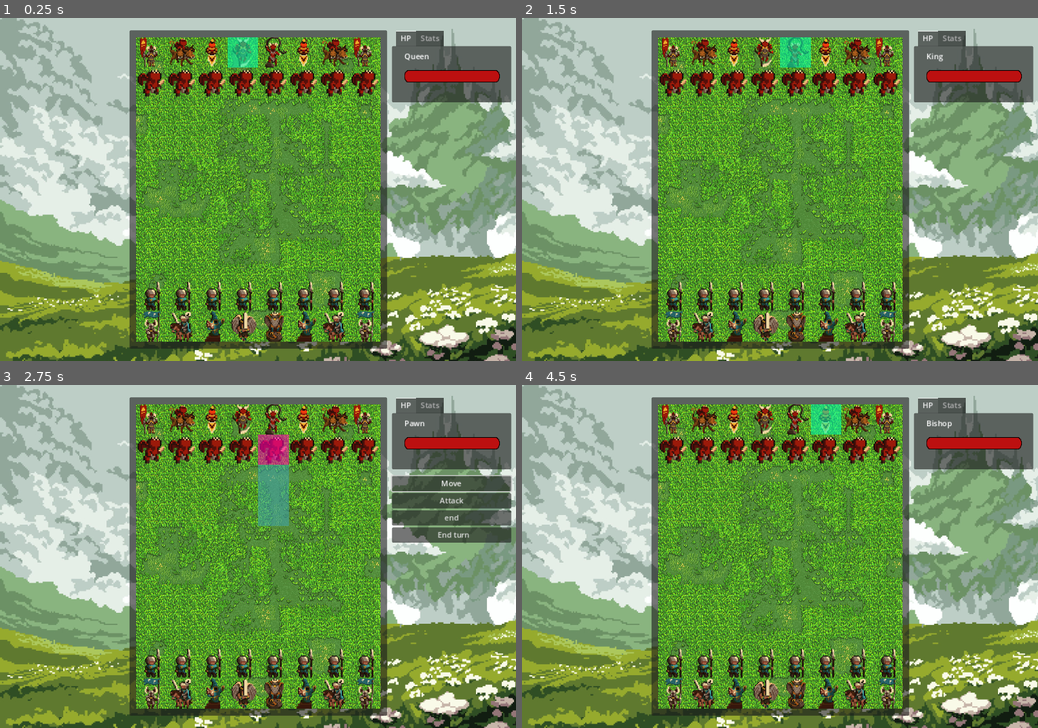
Above: before the commit, frames 1-4 (two rows, left to right).
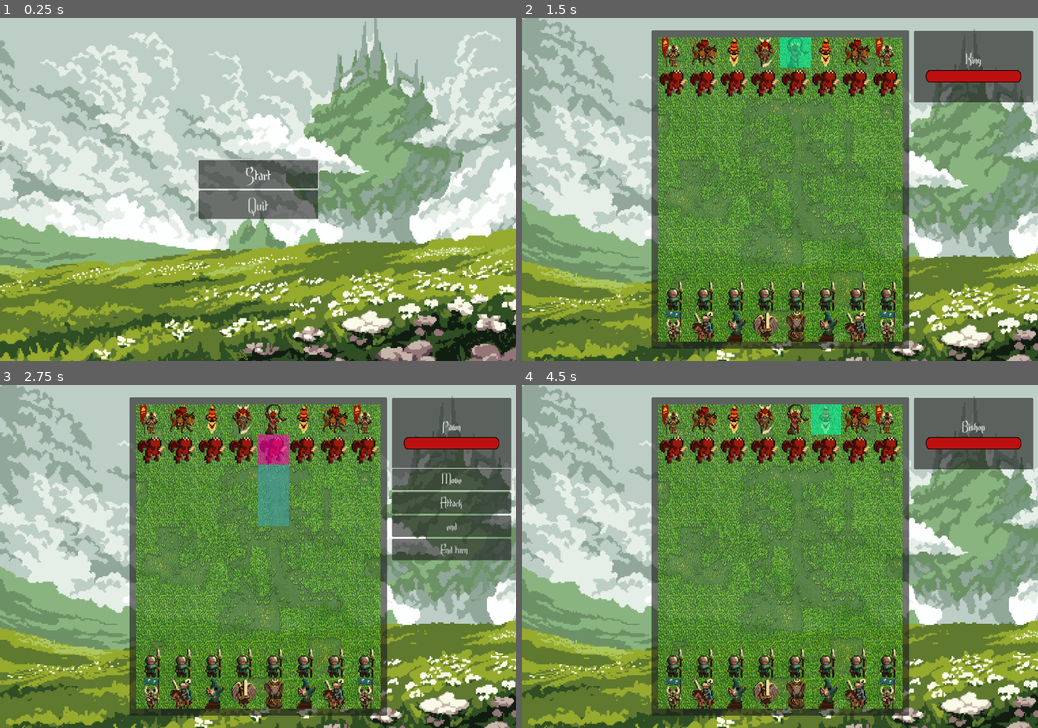
Above: after the commit, the same moments.

Repository: Yeeloman/Chessmania
Game: Godot game, scene res://scenes/main_gui.tscn
Two runs of this game, one before a commit and one after it. Both use one fixed random seed, a clock stepped at 60 frames per second and the inputs below. Before the commit the project starts from res://scenes/main.tscn.
Inputs (mouse positions are in pixels of both pictures, inside the frame that each line leads up to):
- Up to frame 1 (0.25 s): no input
- Up to frame 2 (1.5 s): click (780, 175) at 0.5 s, where only the run after the commit has a clickable "Start"; tap Enter at 1.25 s; hold Right (right) from 1.28 s (still down); tap E (move) at 1.35 s
- Up to frame 3 (2.75 s): tap Space at 2 s; release Right (right) at 2.03 s; hold Down (down) from 2.03 s (still down); tap Q (make_active) at 2.1 s; tap E (move) at 2.3 s
- Up to frame 4 (4.5 s): release Down (down) at 2.75 s; click "End turn" at 2.75 s; tap Enter at 3.5 s; hold Right (right) 3.53-4.28 s; tap W (make_passive) at 3.6 s; tap E (move) at 3.8, 4.35 s; tap Space at 4.25 s; hold Up (ui_up) from 4.28 s (still down)

The runs differ from the first frame. In frame 1, 81% of the frame differs, in the area x 0-100%, y 0-100%; in frame 2, 10%; in frame 3, 13%; in frame 4, 10%.

Commit message:
add end game fubctionality

Diff:
--- a/Chessmania/project.godot
+++ b/Chessmania/project.godot
@@ -11,7 +11,7 @@
 [application]
 
 config/name="Chessmania"
-run/main_scene="res://scenes/main.tscn"
+run/main_scene="res://scenes/main_gui.tscn"
 config/features=PackedStringArray("4.2", "Mobile")
 config/icon="res://icon.svg"
 
--- /dev/null
+++ b/Chessmania/scenes/intro.tscn
@@ -0,0 +1,53 @@
+[gd_scene load_steps=3 format=3 uid="uid://lhrmexknkno5"]
+
+[ext_resource type="Texture2D" uid="uid://dxw100gdy0hnu" path="res://assets/background.jpg" id="1_5hkgl"]
+[ext_resource type="Script" path="res://scenes/scripts/intro.gd" id="1_m2u31"]
+
+[node name="intro" type="Control"]
+layout_mode = 3
+anchors_preset = 15
+anchor_right = 1.0
+anchor_bottom = 1.0
+grow_horizontal = 2
+grow_vertical = 2
+script = ExtResource("1_m2u31")
+
+[node name="TextureRect" type="TextureRect" parent="."]
+layout_mode = 0
+offset_left = -162.0
+offset_top = -30.0
+offset_right = 1204.0
+offset_bottom = 738.0
+texture = ExtResource("1_5hkgl")
+
+[node name="menu_container" type="VBoxContainer" parent="."]
+layout_mode = 1
+anchors_preset = 8
+anchor_left = 0.5
+anchor_top = 0.5
+anchor_right = 0.5
+anchor_bottom = 0.5
+offset_left = -125.0
+offset_top = -45.0
+offset_right = 125.0
+offset_bottom = 45.0
+grow_horizontal = 2
+grow_vertical = 2
+
+[node name="start_button" type="Button" parent="menu_container"]
+layout_mode = 2
+size_flags_stretch_ratio = 0.0
+theme_override_font_sizes/font_size = 50
+text = "Start"
+metadata/_edit_group_ = true
+
+[node name="quit_button" type="Button" parent="menu_container"]
+layout_mode = 2
+size_flags_stretch_ratio = 0.0
+theme_override_font_sizes/font_size = 50
+text = "Quit
+"
+metadata/_edit_group_ = true
+
+[connection signal="pressed" from="menu_container/start_button" to="." method="_on_start_button_pressed"]
+[connection signal="pressed" from="menu_container/quit_button" to="." method="_on_quit_pressed"]
--- a/Chessmania/scenes/main.tscn
+++ b/Chessmania/scenes/main.tscn
@@ -18,14 +18,14 @@
 grow_horizontal = 2
 grow_vertical = 2
 script = ExtResource("1_xix4n")
-metadata/_edit_group_ = true
 
 [node name="background" type="TextureRect" parent="."]
+custom_minimum_size = Vector2(1366, 720)
 layout_mode = 0
 offset_right = 1366.0
 offset_bottom = 768.0
 texture = ExtResource("2_glwoj")
-stretch_mode = 5
+stretch_mode = 6
 
 [node name="chess_container" type="PanelContainer" parent="."]
 layout_mode = 1
@@ -42,6 +42,7 @@
 grow_vertical = 2
 
 [node name="chess_board" type="TextureRect" parent="chess_container"]
+self_modulate = Color(1, 1, 1, 0.717647)
 clip_contents = true
 layout_mode = 2
 texture = ExtResource("3_ikc13")
@@ -80,3 +81,27 @@
 offset_top = 191.0
 offset_right = 1070.0
 offset_bottom = 327.0
+
+[node name="show_player_container" type="PanelContainer" parent="."]
+unique_name_in_owner = true
+visible = false
+layout_mode = 1
+anchors_preset = 8
+anchor_left = 0.5
+anchor_top = 0.5
+anchor_right = 0.5
+anchor_bottom = 0.5
+offset_left = -150.0
+offset_top = -75.0
+offset_right = 150.0
+offset_bottom = 75.0
+grow_horizontal = 2
+grow_vertical = 2
+
+[node name="show_player" type="Label" parent="show_player_container"]
+unique_name_in_owner = true
+layout_mode = 2
+theme_override_font_sizes/font_size = 100
+text = "PLayer 1"
+horizontal_alignment = 1
+vertical_alignment = 1
--- /dev/null
+++ b/Chessmania/scenes/main_gui.tscn
@@ -0,0 +1,14 @@
+[gd_scene load_steps=3 format=3 uid="uid://c4eb24jss6pg"]
+
+[ext_resource type="Script" path="res://scenes/scripts/main_gui.gd" id="1_483xm"]
+[ext_resource type="Theme" uid="uid://deiyto6bq11jn" path="res://themes/font.tres" id="1_fycfd"]
+
+[node name="main_GUI" type="Control"]
+layout_mode = 3
+anchors_preset = 15
+anchor_right = 1.0
+anchor_bottom = 1.0
+grow_horizontal = 2
+grow_vertical = 2
+theme = ExtResource("1_fycfd")
+script = ExtResource("1_483xm")
--- /dev/null
+++ b/Chessmania/scenes/outro.tscn
@@ -0,0 +1,49 @@
+[gd_scene load_steps=3 format=3 uid="uid://dtvk4mb484tcr"]
+
+[ext_resource type="Texture2D" uid="uid://dxw100gdy0hnu" path="res://assets/background.jpg" id="1_inccl"]
+[ext_resource type="Script" path="res://scenes/scripts/outro.gd" id="1_y0rrq"]
+
+[node name="outro" type="Control"]
+layout_mode = 3
+anchors_preset = 15
+anchor_right = 1.0
+anchor_bottom = 1.0
+grow_horizontal = 2
+grow_vertical = 2
+script = ExtResource("1_y0rrq")
+
+[node name="background" type="TextureRect" parent="."]
+layout_mode = 0
+offset_right = 40.0
+offset_bottom = 40.0
+texture = ExtResource("1_inccl")
+
+[node name="player_winner_con" type="VBoxContainer" parent="."]
+layout_mode = 1
+anchors_preset = 8
+anchor_left = 0.5
+anchor_top = 0.5
+anchor_right = 0.5
+anchor_bottom = 0.5
+offset_left = -153.5
+offset_top = -85.0
+offset_right = 153.5
+offset_bottom = 85.0
+grow_horizontal = 2
+grow_vertical = 2
+
+[node name="winner" type="Label" parent="player_winner_con"]
+layout_mode = 2
+size_flags_horizontal = 4
+theme_override_colors/font_color = Color(4.15128e-07, 0.281997, 0, 1)
+theme_override_font_sizes/font_size = 75
+horizontal_alignment = 1
+vertical_alignment = 1
+
+[node name="quit_button" type="Button" parent="player_winner_con"]
+custom_minimum_size = Vector2(30, 0)
+layout_mode = 2
+theme_override_font_sizes/font_size = 40
+text = "Quit"
+
+[connection signal="pressed" from="player_winner_con/quit_button" to="." method="_on_quit_button_pressed"]
--- a/Chessmania/scenes/piece_info.tscn
+++ b/Chessmania/scenes/piece_info.tscn
@@ -20,31 +20,34 @@
 grow_vertical = 2
 script = ExtResource("1_xvaxk")
 
-[node name="TabContainer" type="TabContainer" parent="."]
+[node name="TabContainer" type="PanelContainer" parent="."]
 layout_mode = 2
 offset_right = 250.0
 offset_bottom = 150.0
 grow_horizontal = 2
 grow_vertical = 2
-tab_focus_mode = 0
 
-[node name="HP" type="TabBar" parent="TabContainer"]
+[node name="HP" type="VBoxContainer" parent="TabContainer"]
 layout_mode = 2
-focus_mode = 0
 
-[node name="selected_p" type="RichTextLabel" parent="TabContainer/HP"]
-layout_mode = 0
-offset_left = 26.0
-offset_top = 10.0
-offset_right = 226.0
-offset_bottom = 45.0
+[node name="Container" type="Container" parent="TabContainer/HP"]
+layout_mode = 2
+size_flags_vertical = 3
 
-[node name="HP_bar" type="TextureProgressBar" parent="TabContainer/HP"]
-layout_mode = 0
-offset_left = 26.0
-offset_top = 51.0
-offset_right = 226.0
-offset_bottom = 76.0
+[node name="main_piece" type="VBoxContainer" parent="TabContainer/HP"]
+layout_mode = 2
+
+[node name="selected_p" type="Label" parent="TabContainer/HP/main_piece"]
+unique_name_in_owner = true
+layout_mode = 2
+size_flags_horizontal = 4
+size_flags_vertical = 6
+
+[node name="HP_bar" type="TextureProgressBar" parent="TabContainer/HP/main_piece"]
+unique_name_in_owner = true
+layout_mode = 2
+size_flags_horizontal = 4
+size_flags_vertical = 6
 value = 100.0
 rounded = true
 texture_under = ExtResource("2_jufsv")
@@ -52,24 +55,16 @@
 texture_progress = ExtResource("4_pptgn")
 
 [node name="target_HP_bar" type="TextureProgressBar" parent="TabContainer/HP"]
-layout_mode = 0
-offset_left = 26.0
-offset_top = 88.0
-offset_right = 226.0
-offset_bottom = 98.0
+unique_name_in_owner = true
+layout_mode = 2
+size_flags_horizontal = 4
+size_flags_vertical = 6
+size_flags_stretch_ratio = 1.5
 value = 100.0
 texture_under = ExtResource("5_ybjld")
 texture_over = ExtResource("6_dtq1o")
 texture_progress = ExtResource("7_x4ifc")
 
-[node name="Stats" type="TabBar" parent="TabContainer"]
-visible = false
+[node name="Container2" type="Container" parent="TabContainer/HP"]
 layout_mode = 2
-
-[node name="stats_display" type="PanelContainer" parent="TabContainer/Stats"]
-layout_mode = 1
-anchors_preset = 15
-anchor_right = 1.0
-anchor_bottom = 1.0
-grow_horizontal = 2
-grow_vertical = 2
+size_flags_vertical = 3
--- a/Chessmania/scenes/scripts/action_menu.gd
+++ b/Chessmania/scenes/scripts/action_menu.gd
@@ -1,4 +1,5 @@
 extends Control
+
 
 
 # Called when the node enters the scene tree for the first time.
@@ -75,9 +76,11 @@
 	if GV.cur_player == GV.player_1:
 		GV.cur_player = GV.player_2
 		GV.played_pieces = 0
+		GV.end_trn_pressed = true
 	else:
 		GV.cur_player = GV.player_1
 		GV.played_pieces = 0
+		GV.end_trn_pressed = true
 	hide()
 	_handle_end_turn_locker()
 	GV.played_pieces_array.clear()
--- a/Chessmania/scenes/scripts/global_scripts/global_vars.gd
+++ b/Chessmania/scenes/scripts/global_scripts/global_vars.gd
@@ -36,7 +36,7 @@
 var is_focus = false
 var action_made = false
 var ESC_help = true
-
+var end_trn_pressed = false
 var prev_posx
 var prev_posy
 var posx = 0
--- a/Chessmania/scenes/scripts/global_scripts/piece_attacks.gd
+++ b/Chessmania/scenes/scripts/global_scripts/piece_attacks.gd
@@ -126,6 +126,9 @@
 	GV.hovered_piece.cur_hp -= damage
 	print(GV.hovered_piece.cur_hp)
 	if GV.hovered_piece.cur_hp <= 0:
+		if GV.hovered_piece.display_name == "King":
+			Signals.king_died.emit()
+			return
 		await get_tree().create_timer(0.1).timeout
 		GV.hovered_piece.queue_free()
 		GV.hovered_piece = null
--- a/Chessmania/scenes/scripts/global_scripts/signals.gd
+++ b/Chessmania/scenes/scripts/global_scripts/signals.gd
@@ -15,3 +15,5 @@
 
 signal move_pressed
 signal attack_pressed
+
+signal king_died()
--- /dev/null
+++ b/Chessmania/scenes/scripts/intro.gd
@@ -0,0 +1,26 @@
+extends Control
+
+var main_game = preload("res://scenes/main.tscn")
+
+# Called when the node enters the scene tree for the first time.
+func _ready():
+	$menu_container/start_button.grab_focus()
+	pass # Replace with function body.
+
+
+# Called every frame. 'delta' is the elapsed time since the previous frame.
+func _process(delta):
+	pass
+
+
+func _on_quit_pressed():
+	get_tree().quit()
+	pass # Replace with function body.
+
+
+func _on_start_button_pressed():
+	var main_scene = main_game.instantiate()
+	get_parent().add_child(main_scene)
+	await get_tree().create_timer(0.1).timeout
+	queue_free()
+	pass # Replace with function body.
--- a/Chessmania/scenes/scripts/locker.gd
+++ b/Chessmania/scenes/scripts/locker.gd
@@ -42,6 +42,7 @@
 
 
 	if Input.is_action_just_pressed("ESC"):
-		Signals.emit_signal('ESC_show')
-		ESC_not_pushed = false
+		if is_active:
+			Signals.emit_signal('ESC_show')
+			ESC_not_pushed = false
 	pass
--- a/Chessmania/scenes/scripts/main.gd
+++ b/Chessmania/scenes/scripts/main.gd
@@ -4,7 +4,7 @@
 @onready var chess_board = $chess_container/chess_board
 @onready var p_container = $piece_info_displayer
 @onready var action_container = $action_menu_container
-
+var outro_packed = preload("res://scenes/outro.tscn")
 
 func _ready():
 	for i in range(80):
@@ -19,6 +19,7 @@
 	CreateFunc._create_info_displayer(p_container)
 	CreateFunc._create_action_menu(action_container)
 	GV.cur_player = GV.player_1 #sets the first player to white
+	_show_player()
 	signal_caller()
 
 
@@ -27,6 +28,11 @@
 	HLocker._handle_locker_mov()
 	PieceMovements._on_piece_move()
 	PA._on_attack()
+	if Input.is_anything_pressed():
+		%show_player_container.hide()
+	if GV.end_trn_pressed:
+		_show_player()
+		GV.end_trn_pressed = false
 	if typeof(GV.piece_array[(GV.posx*8)+GV.posy])==TYPE_INT:
 		GV.hovered_piece=null
 
@@ -41,6 +47,22 @@
 
 	Signals.connect('locker_passive', PA._hide_attack)
 
+	Signals.king_died.connect(_call_outro)
+
+
+func _call_outro():
+	var outro_scene = outro_packed.instantiate()
+	get_parent().add_child(outro_scene)
+	await get_tree().create_timer(0.1).timeout
+	queue_free()
+
+
+func _show_player():
+	%show_player_container.show()
+	if GV.cur_player == 1:
+		%show_player.text = "Player 1"
+	else: %show_player.text = "Player 2"
+	pass
 # function that colors the squares
 func squares_coloring() -> void:
 	var color_bit = 0
--- /dev/null
+++ b/Chessmania/scenes/scripts/main_gui.gd
@@ -0,0 +1,13 @@
+extends Control
+var intro_packed = preload("res://scenes/intro.tscn")
+
+# Called when the node enters the scene tree for the first time.
+func _ready():
+	var intro_scene = intro_packed.instantiate()
+	add_child(intro_scene)
+	pass # Replace with function body.
+
+
+# Called every frame. 'delta' is the elapsed time since the previous frame.
+func _process(delta):
+	pass
--- /dev/null
+++ b/Chessmania/scenes/scripts/outro.gd
@@ -0,0 +1,21 @@
+extends Control
+
+var main_game = preload("res://scenes/main.tscn")
+
+# Called when the node enters the scene tree for the first time.
+func _ready():
+	if GV.cur_player == 0:
+		$player_winner_con/winner.text = "Player 1 win"
+	else:
+		$player_winner_con/winner.text = "Player 2 win"
+	pass # Replace with function body.
+
+
+# Called every frame. 'delta' is the elapsed time since the previous frame.
+func _process(delta):
+	pass
+
+
+func _on_quit_button_pressed():
+	get_tree().quit()
+	pass # Replace with function body.
--- a/Chessmania/scenes/scripts/piece_info.gd
+++ b/Chessmania/scenes/scripts/piece_info.gd
@@ -9,23 +9,23 @@
 # Called every frame. 'delta' is the elapsed time since the previous frame.
 func _process(_delta):
 	if typeof(GV.piece_array[GV.posx*8+GV.posy]) == typeof(0) and GV.created_locker.is_active == false:
-		$".".visible = false
+		visible = false
 	elif GV.created_locker.is_active == true and typeof(GV.piece_array[GV.posx*8+GV.posy]) != typeof(0):
 		#display the hp of the hovered piece
 		if GV.piece_active != GV.hovered_piece:
 			if GV.hovered_piece:
-				$TabContainer/HP/target_HP_bar.visible = true
-				$TabContainer/HP/target_HP_bar.max_value = GV.hovered_piece.HP
-				$TabContainer/HP/target_HP_bar.value = GV.hovered_piece.cur_hp
+				%target_HP_bar.visible = true
+				%target_HP_bar.max_value = GV.hovered_piece.HP
+				%target_HP_bar.value = GV.hovered_piece.cur_hp
 
 	else:
 		$".".visible = true
 		#display the hp of the focused piece
 		if GV.hovered_piece:
-			$TabContainer/HP/selected_p.text = GV.hovered_piece.display_name
+			%selected_p.text = GV.hovered_piece.display_name
 			if GV.hovered_piece in GV.played_pieces_array:
-				$TabContainer/HP/selected_p.text += ' - moved'
-			$TabContainer/HP/HP_bar.max_value = GV.hovered_piece.HP
-			$TabContainer/HP/HP_bar.value = GV.hovered_piece.cur_hp
-			$TabContainer/HP/target_HP_bar.visible = false
+				%selected_p.text += ' - moved'
+			%HP_bar.max_value = GV.hovered_piece.HP
+			%HP_bar.value = GV.hovered_piece.cur_hp
+			%target_HP_bar.visible = false
 	pass
--- /dev/null
+++ b/Chessmania/themes/font.tres
@@ -0,0 +1,7 @@
+[gd_resource type="Theme" load_steps=2 format=3 uid="uid://deiyto6bq11jn"]
+
+[ext_resource type="FontFile" uid="uid://bkeutyarsaeu3" path="res://themes/ENDORALT.ttf" id="1_40mnf"]
+
+[resource]
+default_font = ExtResource("1_40mnf")
+default_font_size = 35
Binary file removed: Chessmania/assets/background_battle.png
Not shown, removed: Chessmania/assets/background_battle.png.import
Binary file removed: Chessmania/assets/chess_board.png
Not shown, removed: Chessmania/assets/chess_board.png.import
Binary file added: Chessmania/themes/ENDORALT.ttf
Not shown, added: Chessmania/themes/ENDORALT.ttf.import
Binary file added: Chessmania/themes/ENDOR___.ttf
Not shown, added: Chessmania/themes/ENDOR___.ttf.import
